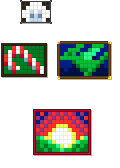
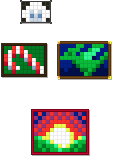
The second 120×168 image is a revision of the first. Changes to its layers:
painted on "Layer 0" over [31, 109, 92, 156]
removed layer "Layer 8" over [33, 109, 91, 155]
removed layer "Layer 9" (was 30%) over [31, 109, 92, 156]
